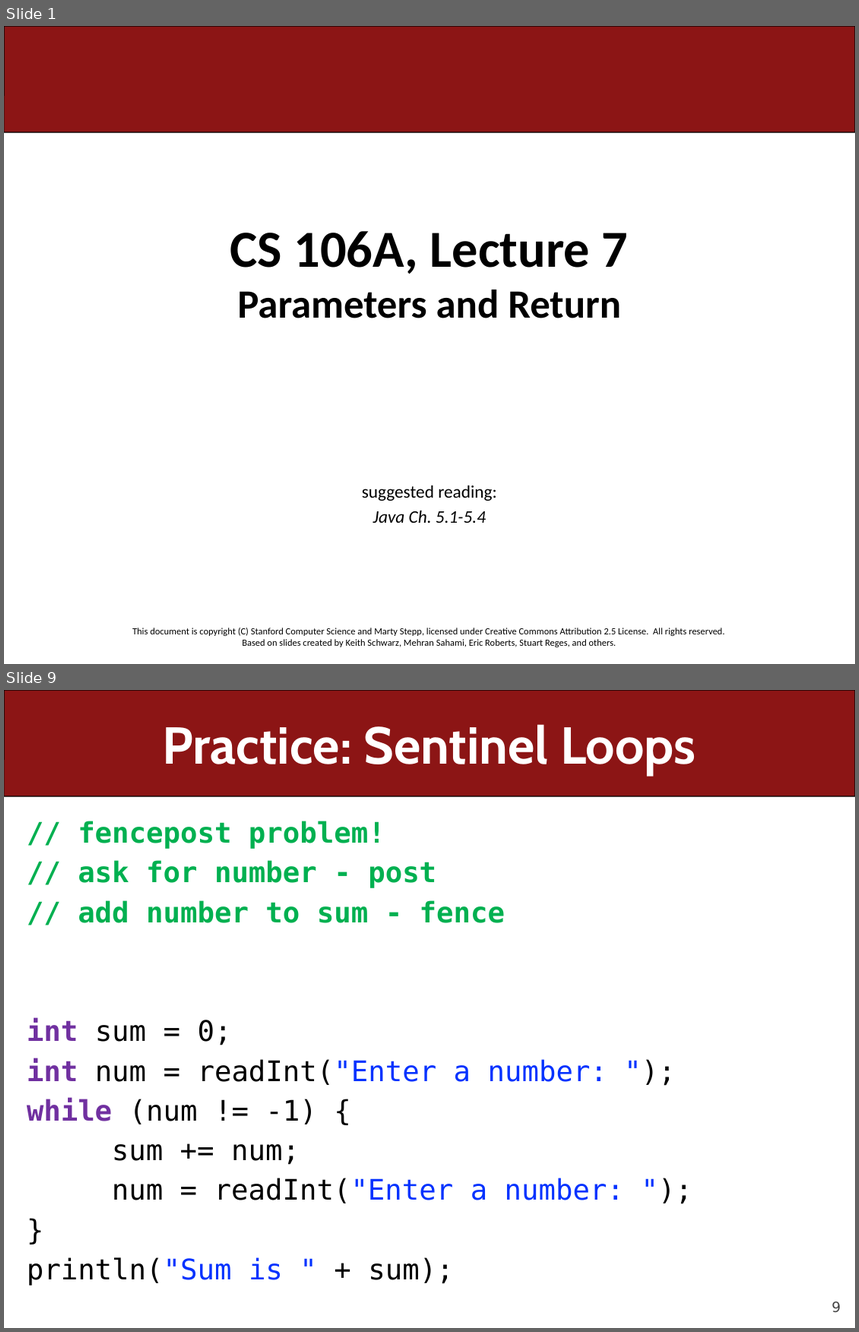
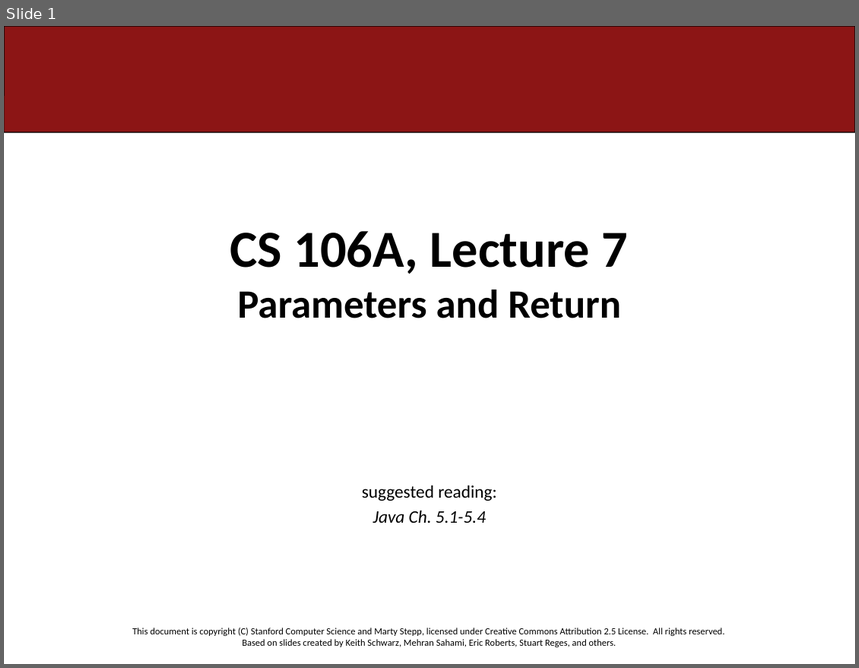
Before and after one commit to ckincaid17/cs106a-summer-2018, a slide deck: WWW/lectures/Lecture7/Lecture7.pptx. Shown one above the other, each under a label of ours: slides 1 and 9 before the commit, slide 1 after it; the slides between them are not shown. The pictures are 859x1332 and 859x668 pixels, drawn with LibreOffice and Linux fonts; fonts in the diff are those of the drawing. Boxes give left, top, right and bottom in pixels: in the first picture for what was removed or moved away, otherwise in the second. Text is boxed around its words. In the diff, an @@ line names an element or a change of style, - is before the commit and + after.

```diff
--- a/WWW/lectures/Lecture7/Lecture7.pptx
+++ b/WWW/lectures/Lecture7/Lecture7.pptx
@@ slide 9 removed at <box>4,690,855,1328</box>, background #FFFFFF; not listed: 1 template element that a slide beside it also shows @@
@@ title removed at <box>162,724,696,775</box> @@
-Practice: Sentinel Loops
@@ text removed at <box>27,821,624,1286</box> @@
-// fencepost problem!
-// ask for number - post
-// add number to sum - fence
-int sum = 0;
-int num = readInt("Enter a number: ");
-while (num != -1) {
-sum += num;
-num = readInt("Enter a number: ");
-}
-println("Sum is " + sum);
@@ page number removed at <box>832,1302,841,1313</box> @@
-9
```
Also in this commit, not shown: 1 slide changed, 92 other slides removed, 2 other files.
